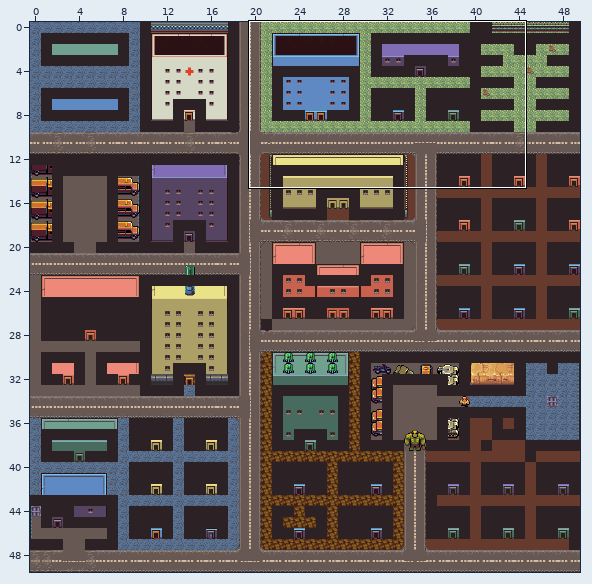
Tiled map (JSON): dist/assets/town-basic.tmj. The first picture is a wide view before the edit; the outline marks the close-up.
Close-up. Before the edit:
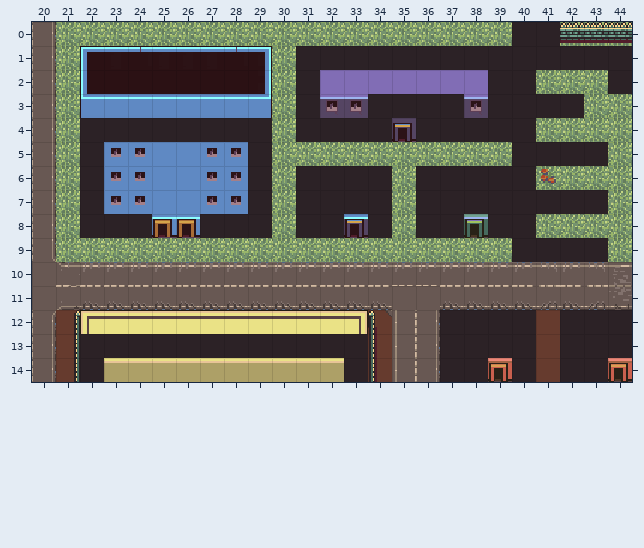
Cells are 16x16 px. Shown: x 20..44, y 0..14. The commit also changed other parts of the map, which this record leaves out.
Once edited:
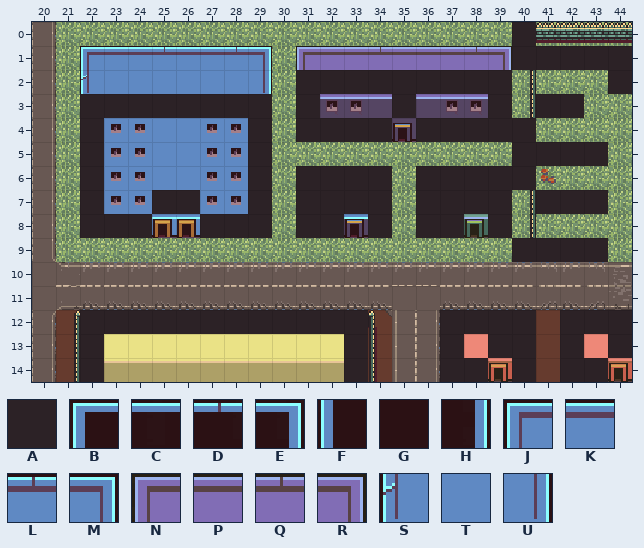
Key: from "post-apocalyptic": A 1, B 19, C 20, D 21, E 22, F 59, G 60, H 62, J 223, K 224, L 225, M 226, N 227, P 228, Q 229, R 230, S 263, T 264, U 266.
_ is an empty cell, . an unchanged one.
Tiles of an added or newly shown layer are drawn over the layers below it.
Message: Add foreground layer
What changed:
--- layer "on-ground"
@@ x 22..29 @@
- 1 BCDCCCDE
- 2 FGGGGGGH
+ 1 ________
+ 2 ________
--- layer "collisions"
@@ x 22..41 @@
- 0 ...................A
- 1 .........AAAAAAAAA..
- 2 .........._______.A.
- 3 ________....A.AA..A.
- 4 .AAAAAA.............
+ 0 ..................._
+ 1 ........._________..
+ 2 ..........AAAAAAA._.
+ 3 AAAAAAAA...._.__.._.
+ 4 .______.............
@@ x 25..40 @@
- 7 __.............A
- 8 ...............A
+ 7 AA............._
+ 8 ..............._
@@ x 22..43 @@
-12 ____________..........
-13 .AAAAAAAAAA.....A....A
+12 AAAAAAAAAAAA..........
+13 .__________....._...._
--- layer "foreground" (added)
@@ x 22..39 @@
- 1 ________._________
- 2 ________..........
+ 1 JKKLKKLM.NPPQPPPQR
+ 2 STTTTTTU..........
Pixel boxes of the changes (left, top, right, bottom) in both close-ups:
removed: (536, 22, 560, 46)
changed: (80, 47, 272, 142)
changed: (296, 46, 535, 118)
added: (152, 190, 200, 214)
removed: (512, 190, 535, 238)
changed: (80, 310, 368, 358)
removed: (464, 334, 488, 358)
removed: (584, 334, 608, 358)
